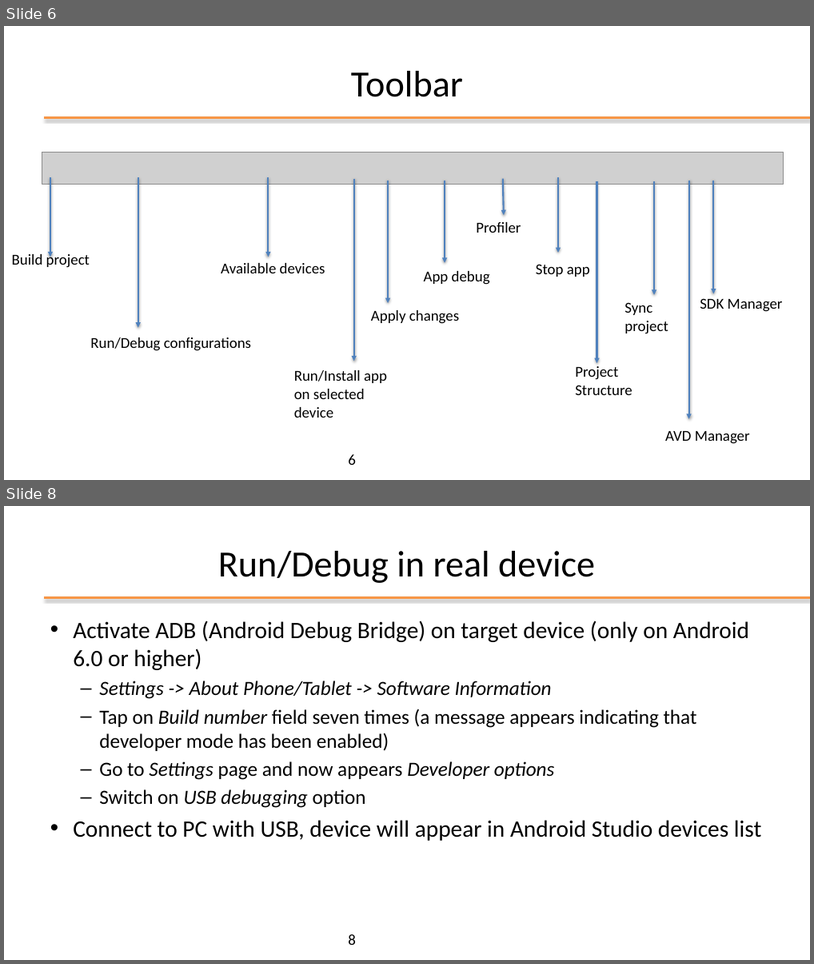
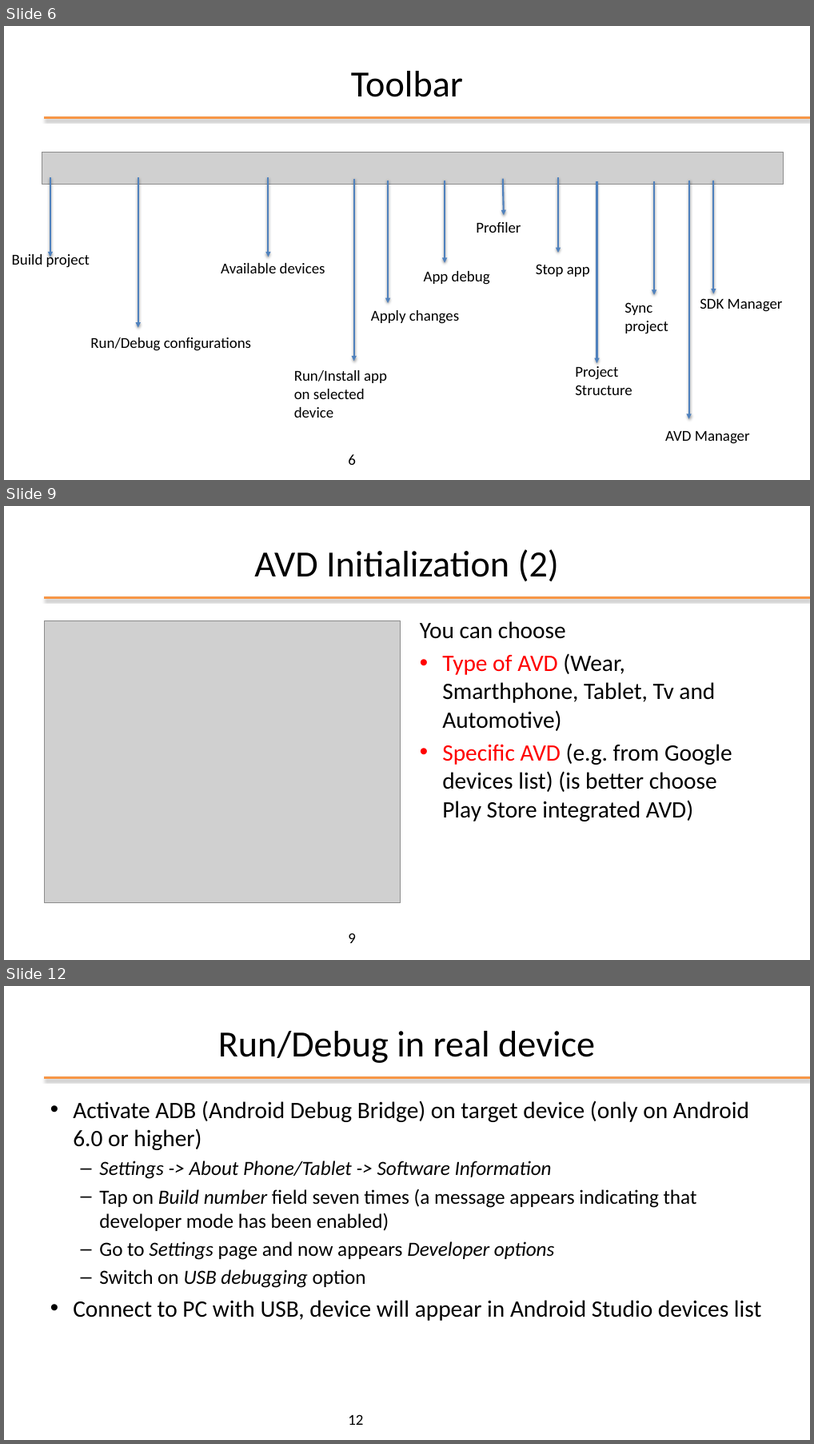
Before and after one commit to kevinmala00/ATTIVITA-PROGETTUALE, a slide deck: slides/02 - Android Studio.pptx. Shown one above the other, each under a label of ours: slides 6 and 8 before the commit, slides 6, 9 and 12 after it; the slides between them are not shown. The pictures are 814x964 and 814x1444 pixels, drawn with LibreOffice and Linux fonts; fonts in the diff are those of the drawing; grey boxes stand for pictures; background and template pictures are left out. Boxes give left, top, right and bottom in pixels: in the first picture for what was removed or moved away, otherwise in the second. Text is boxed around its words. In the diff, an @@ line names an element or a change of style, - is before the commit and + after.

```diff
--- a/slides/02 - Android Studio.pptx
+++ b/slides/02 - Android Studio.pptx
@@ slide 9 added at [4, 506, 810, 960], background #FFFFFF; not listed: 1 template element that a slide beside it also shows @@
@@ title added at [254, 549, 559, 582], 44 pt, text #000000 @@
+AVD Initialization (2)
@@ picture added at [45, 620, 401, 903] @@
@@ text added at [420, 621, 733, 821], 28 pt, text #000000 @@
+You can choose
+• Type of AVD (Wear, Smarthphone, Tablet, Tv and Automotive)
+• Specific AVD (e.g. from Google devices list) (is better choose Play Store integrated AVD)
@@ page number added at [348, 932, 356, 943], 18 pt, text #000000 @@
+9
@@ what was slide 8 is now slide 12 @@
@@ page number at [348, 1414, 363, 1424]: text changed @@
-8
+12
```
Also in this commit, not shown: 1 slide changed, 4 other slides added.
